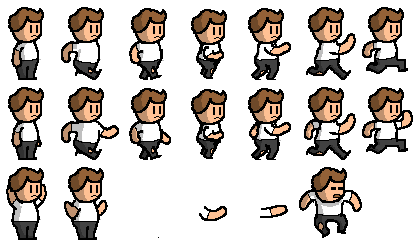
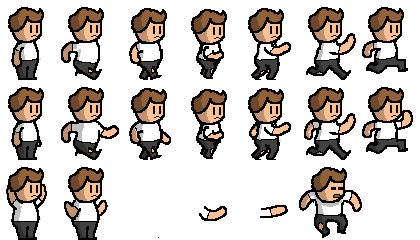
Layers edited between the first and the second 420×240 image:
painted on "outline" over [366, 122, 392, 152]
painted on "color" over [369, 145, 376, 148]
